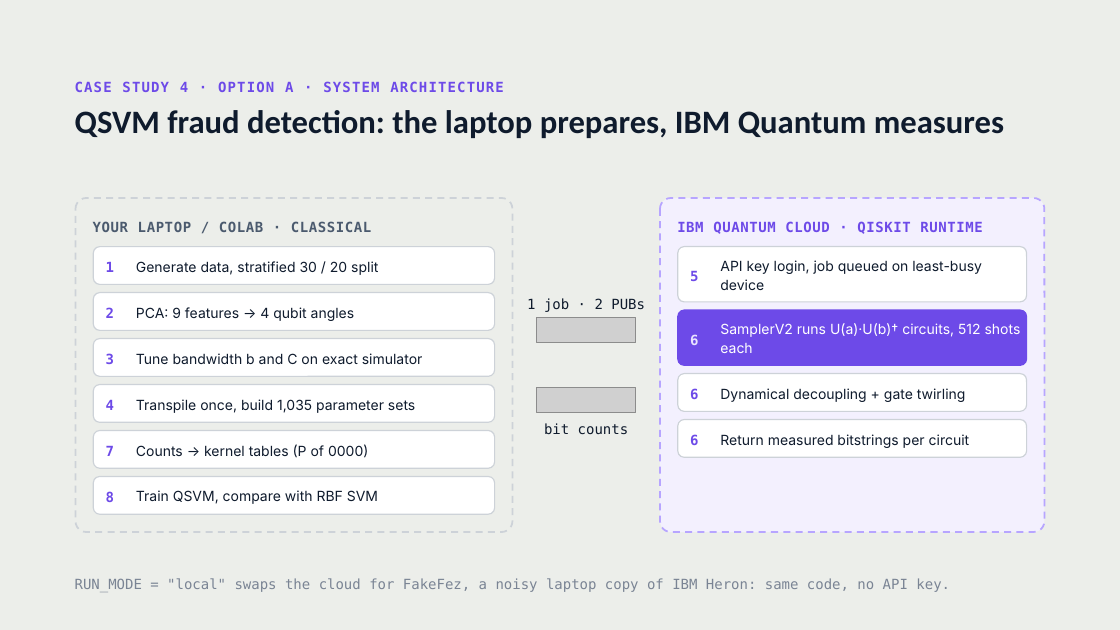
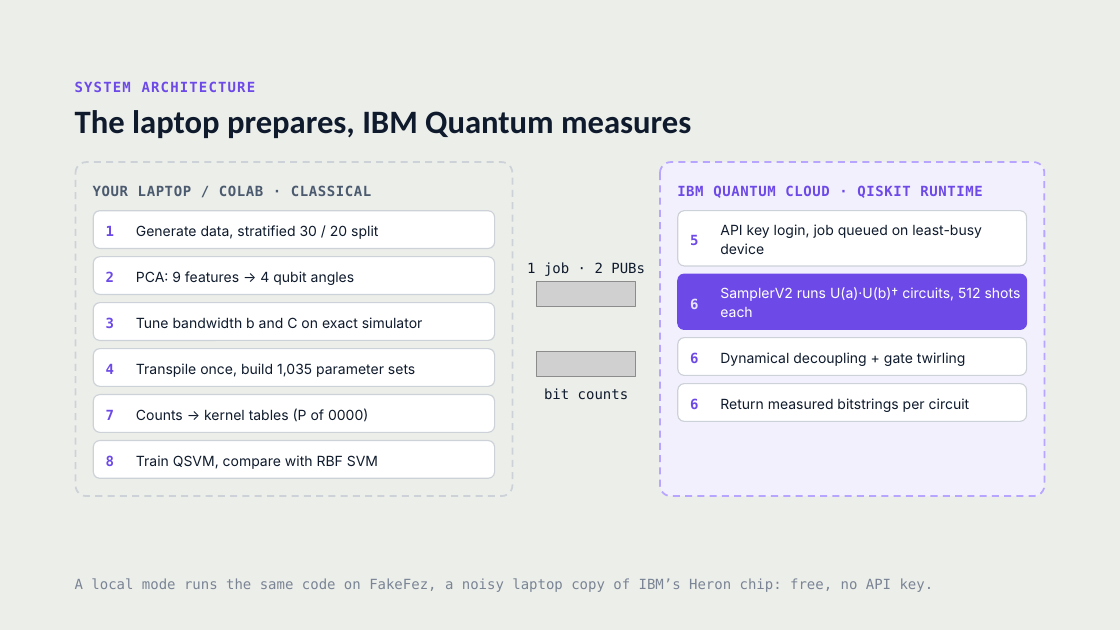
Before and after one commit to mhossain-ibm/Quantum-Heckathon-26-QMinds-QFDMF, a slide deck: slide 6 of QSVM Fraud Detection on IBM Quantum — Architecture-updated.pptx (slide 1 before the commit). Drawn at 1120x630 pixels with LibreOffice and Linux fonts; fonts in the diff are those of the drawing; grey boxes stand for pictures. Boxes give left, top, right and bottom in pixels: in the first picture for what was removed or moved away, otherwise in the second. Text is boxed around its words. In the diff, an @@ line names an element or a change of style, - is before the commit and + after.

```diff
--- a/QSVM Fraud Detection on IBM Quantum — Architecture-updated.pptx
+++ b/QSVM Fraud Detection on IBM Quantum — Architecture-updated.pptx
@@ text at (x1=75, y1=81, x2=256, y2=92): text changed @@
-CASE STUDY 4 · OPTION A · SYSTEM ARCHITECTURE
+SYSTEM ARCHITECTURE
@@ title at (x1=75, y1=110, x2=691, y2=138): text changed @@
-QSVM fraud detection: the laptop prepares, IBM Quantum measures
+The laptop prepares, IBM Quantum measures
@@ rounded rectangle moved from (x1=93, y1=476, x2=495, y2=514) to (x1=93, y1=211, x2=495, y2=249) @@
@@ 21 texts, 4 rounded rectangles, 2 pictures moved together from (x1=76, y1=198, x2=1045, y2=533) to (x1=76, y1=162, x2=1045, y2=497) @@
@@ text "6" moved from (x1=690, y1=435, x2=698, y2=445) to (x1=690, y1=299, x2=698, y2=309) @@
@@ text "6" at (x1=690, y1=299, x2=698, y2=309): text colour #6D4AE8 to #E9E3FF @@
@@ rounded rectangle moved from (x1=678, y1=419, x2=1027, y2=457) to (x1=678, y1=338, x2=1027, y2=376) @@
@@ text "6" moved from (x1=690, y1=335, x2=698, y2=345) to (x1=690, y1=353, x2=698, y2=363) @@
@@ text "6" at (x1=690, y1=353, x2=698, y2=363): text colour #E9E3FF to #6D4AE8 @@
@@ 6 rounded rectangles, 1 text moved together from (x1=93, y1=247, x2=1027, y2=468) to (x1=93, y1=257, x2=1027, y2=478) @@
@@ text at (x1=75, y1=578, x2=934, y2=592): text changed @@
-RUN_MODE = "local" swaps the cloud for FakeFez, a noisy laptop copy of IBM Heron: same code, no API key.
+A local mode runs the same code on FakeFez, a noisy laptop copy of IBM’s Heron chip: free, no API key.
```
Also in this commit, not shown: 2 other slides changed, 8 slides added.
